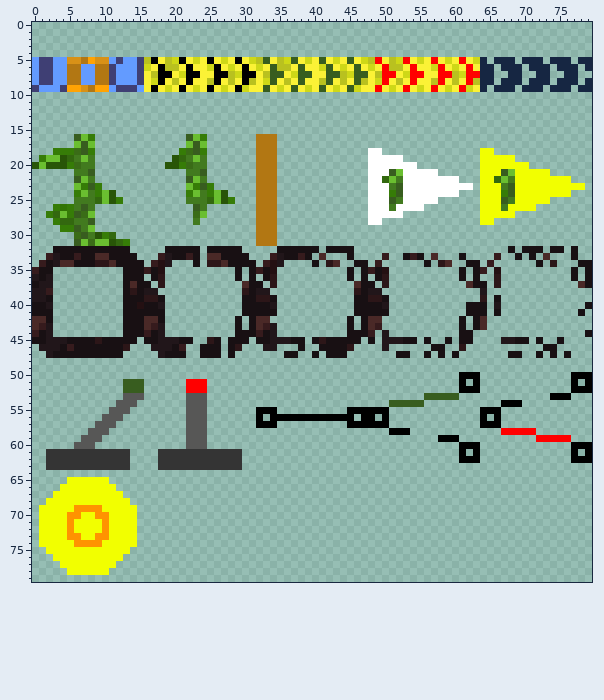
Sprite sheet -- Assets/Assets/custom/Obstascles.png. The first picture shows the starting point.
The file is 80x80 pixels. Colours within 5 levels of each other are drawn and written as one.
Now the later version:
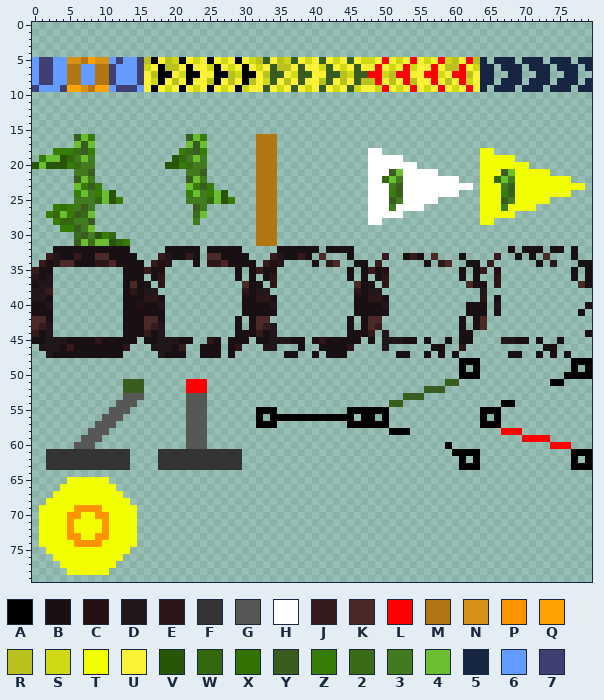
Palette (. is transparent): A #000000  B #181013  C #241012  D #21161a  E #2c1618  F #343434  G #575756  H #ffffff  J #361b1d  K #4a2927  L #ff0000  M #b27713  N #d89117  P #ff9300  Q #ffa304  R #b9c11f  S #ced817  T #f2ff00  U #fbf236  V #285507  W #33680f  X #327404  Y #385d1f  Z #367c07  2 #3a6c17  3 #427a1f  4 #6abe30  5 #162642  6 #639bff  7 #3f3f74
What changed:
@@ x 46..65 @@
  4 ....................
- 5 USRLURSLUSULUSULUS5.
- 6 YUSULRRULUUSLUSULU55
- 7 YYURLLUSLLUULLRSLL55
- 8 YRUSLURULUURLURULR55
- 9 SUULUSULUSULUSULSU5.
+ 5 USSULUSULUSULSRULR5.
+ 6 YUULUSULSUULURRLUS55
+ 7 YYLLSRLLUULLSULLRU55
+ 8 YRRLURULRUULURULSU55
+ 9 SUUSLUSULUSULUSULU5.
 10 ....................
@@ x 51..79 @@
 47 .BB..B.B.B.......BB..B.B.B...
-48 .............................
-49 .............................
-50 ..........AAA.............AAA
-51 ..........A.A.............A.A
-52 ..........AAA.............AAA
-53 .....YYYYY.............AAA...
-54 YYYYY...........AAA..........
+48 ..........AAA.............AAA
+49 ..........A.A.............A.A
+50 ..........AAA............AAAA
+51 ........YY.............AA....
+52 .....YYY.....................
+53 ..YYY........................
+54 YY..............AA...........
 55 .............AAA.............
@@ x 56..79 @@
 57 ........AAA.............
-58 ...........LLLLL........
-59 ..AAA...........LLLLL...
-60 .....AAA.............AAA
-61 .....A.A.............A.A
-62 .....AAA.............AAA
-63 ........................
+58 ...........LLL..........
+59 ..............LLLL......
+60 ...A..............LLL...
+61 ....AAAA.............AAA
+62 .....A.A.............A.A
+63 .....AAA.............AAA
 64 ........................
Where, in picture pixels (left, top, right, bottom), the same in both pictures:
changed: (368, 57, 480, 92)
changed: (403, 358, 480, 470)
changed: (515, 358, 592, 470)
